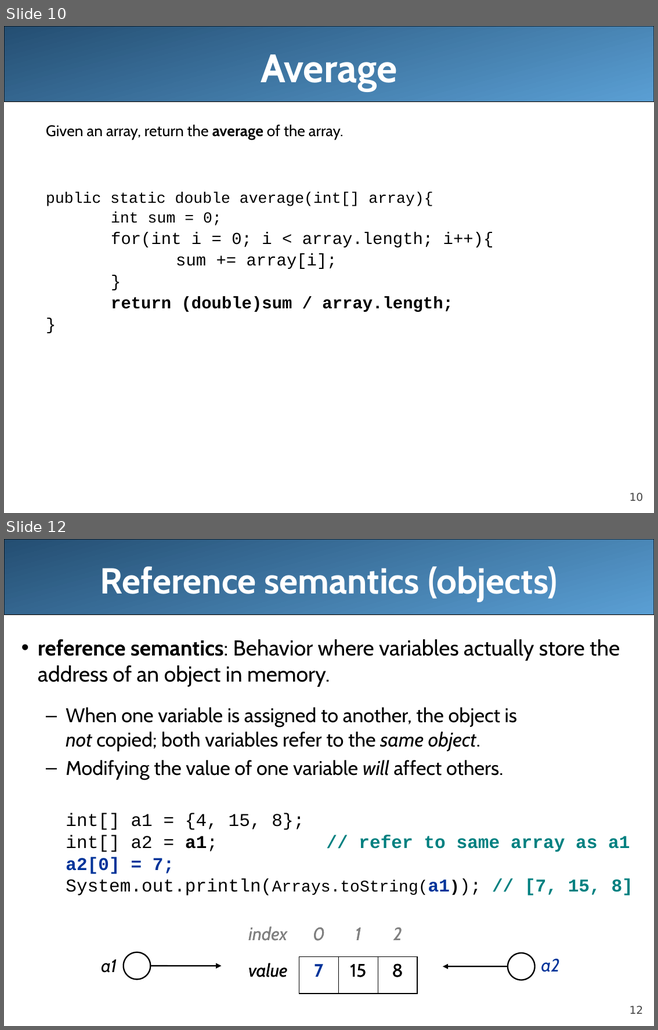
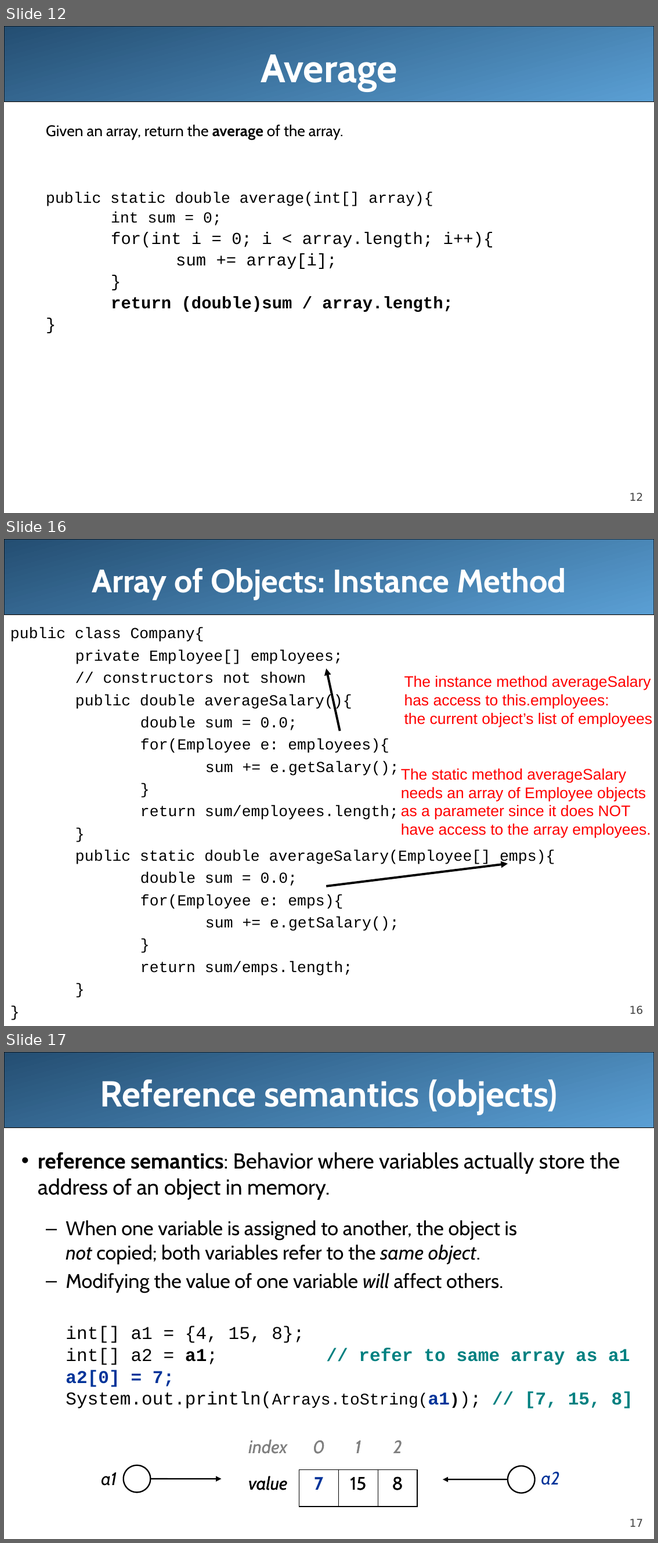
Before and after one commit to LongBaoNguyen/longbaonguyen.github.io, a slide deck: courses/apcsa/lecture17.ppt. Shown one above the other, each under a label of ours: slides 10 and 12 before the commit, slides 12, 16 and 17 after it; the slides between them are not shown. The pictures are 658x1030 and 658x1543 pixels, drawn with LibreOffice and Linux fonts; fonts in the diff are those of the drawing. Boxes give left, top, right and bottom in pixels: in the first picture for what was removed or moved away, otherwise in the second. Text is boxed around its words. In the diff, an @@ line names an element or a change of style, - is before the commit and + after.

```diff
--- a/courses/apcsa/lecture17.ppt
+++ b/courses/apcsa/lecture17.ppt
@@ slide 16 added at (x1=4, y1=539, x2=654, y2=1026), background #FFFFFF; not listed: 2 template elements that a slide beside it also shows @@
@@ title added at (x1=92, y1=568, x2=565, y2=599), 36 pt, text #FFFFFF, bold @@
+Array of Objects: Instance Method
@@ text added at (x1=10, y1=628, x2=554, y2=976), 17 pt, text #000000 @@
+public class Company{
+private Employee[] employees;
+// constructors not shown
+public double averageSalary(){
+double sum = 0.0;
+for(Employee e: employees){
+sum += e.getSalary();
+}
+return sum/employees.length;
+}
+public static double averageSalary(Employee[] emps){
+double sum = 0.0;
+for(Employee e: emps){
+sum += e.getSalary();
+}
+return sum/emps.length;
+}
+}
@@ arrow added from (340, 732) to (326, 668), #000000 2.49 pt @@
@@ text added at (x1=404, y1=675, x2=652, y2=727), 17 pt, text #FF0000 @@
+The instance method averageSalary
+has access to this.employees:
+the current object’s list of employees
@@ text added at (x1=401, y1=768, x2=650, y2=838), 17 pt, text #FF0000 @@
+The static method averageSalary
+needs an array of Employee objects
+as a parameter since it does NOT
+have access to the array employees.
@@ arrow added from (326, 886) to (507, 864), #000000 2.49 pt @@
@@ what was slide 10 is now slide 12 @@
@@ page number at (x1=629, y1=493, x2=643, y2=501): text changed @@
-10
+12
@@ what was slide 12 is now slide 17 @@
@@ page number at (x1=629, y1=1519, x2=643, y2=1527): text changed @@
-12
+17
```
Also in this commit, not shown: 4 other slides added, 2 other files.
